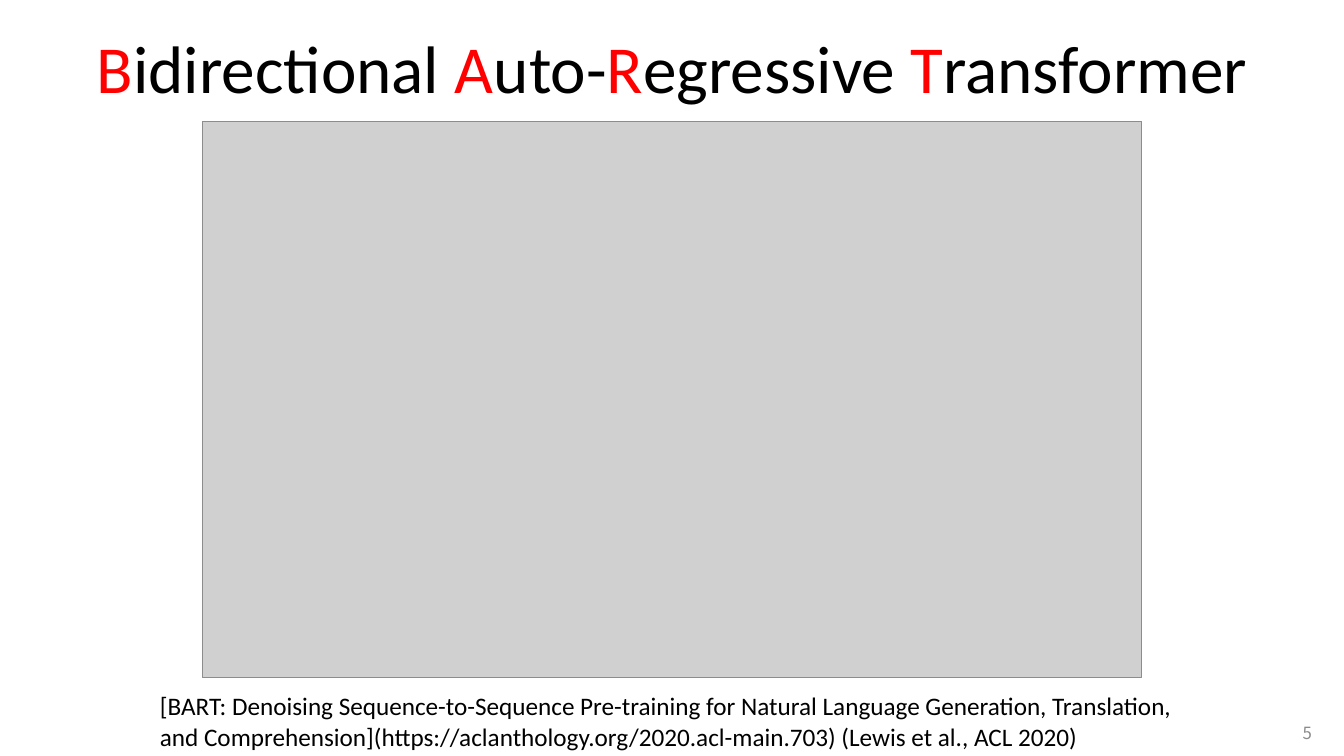
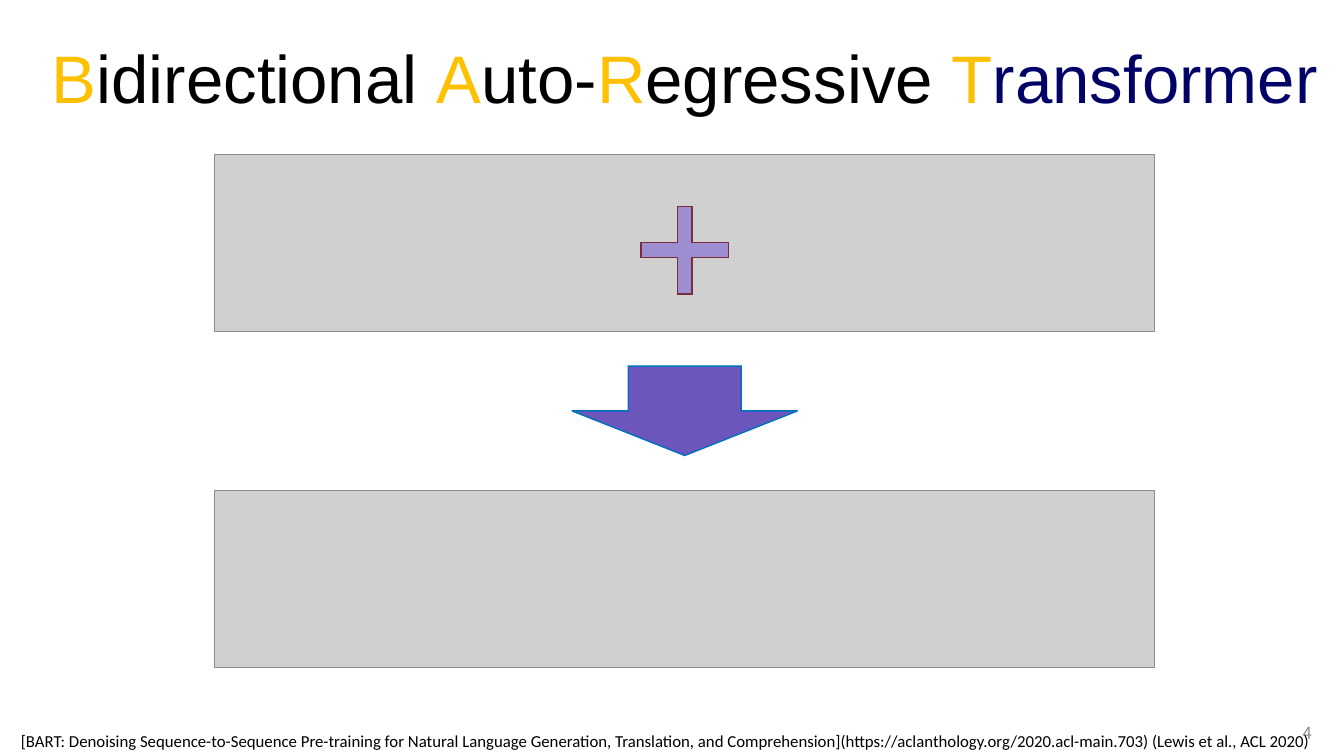
Before and after one commit to Sion1225/Study-Deeplearning-NLP, a slide deck: slide 4 of Presentation/感情認識に基づく対話システム.pptx (slide 5 before the commit). Drawn at 1344x756 pixels with LibreOffice and Linux fonts; fonts in the diff are those of the drawing; grey boxes stand for pictures. Boxes give left, top, right and bottom in pixels: in the first picture for what was removed or moved away, otherwise in the second. Text is boxed around its words. In the diff, an @@ line names an element or a change of style, - is before the commit and + after.

```diff
--- a/Presentation/感情認識に基づく対話システム.pptx
+++ b/Presentation/感情認識に基づく対話システム.pptx
@@ text "Bidirectional Auto-Regressive Transformer": place and size @@
-text "Bidirectional Auto-Regressive Transformer" at [97, 46, 1247, 105]
+text "Bidirectional Auto-Regressive Transformer" at [52, 54, 1318, 115]
@@ text "Bidirectional Auto-Regressive Transformer" at [52, 54, 1318, 115]: font Calibri to Arial; text colour #FF0000 to #FFC000 in "Bidirectional Auto-Regressive Transformer"; text colour #000000 to #020467 in "Transformer" @@
@@ picture: place and size @@
-picture at [202, 121, 1141, 678]
+picture at [215, 154, 1154, 332]
@@ plus sign added at [625, 191, 744, 310], fill #9D8ED2, outline #7A2F3D 1 pt @@
@@ down arrow added at [572, 366, 798, 456], fill #6C56BC, outline #0070C0 1 pt @@
@@ picture added at [215, 490, 1154, 667] @@
@@ text "[BART: Denoising Sequence-to-Sequence Pre-training for ...": place and size @@
-text "[BART: Denoising Sequence-to-Sequence Pre-training for ..." at [160, 696, 1171, 751]
+text "[BART: Denoising Sequence-to-Sequence Pre-training for ..." at [21, 733, 1309, 750]
@@ text "[BART: Denoising Sequence-to-Sequence Pre-training for ..." at [21, 733, 1309, 750]: size 18 to 12 pt @@
@@ page number at [1303, 727, 1312, 744]: text changed @@
-5
+4
```
Also in this commit, not shown: 4 other slides changed, 3 slides added, 2 slides removed.
